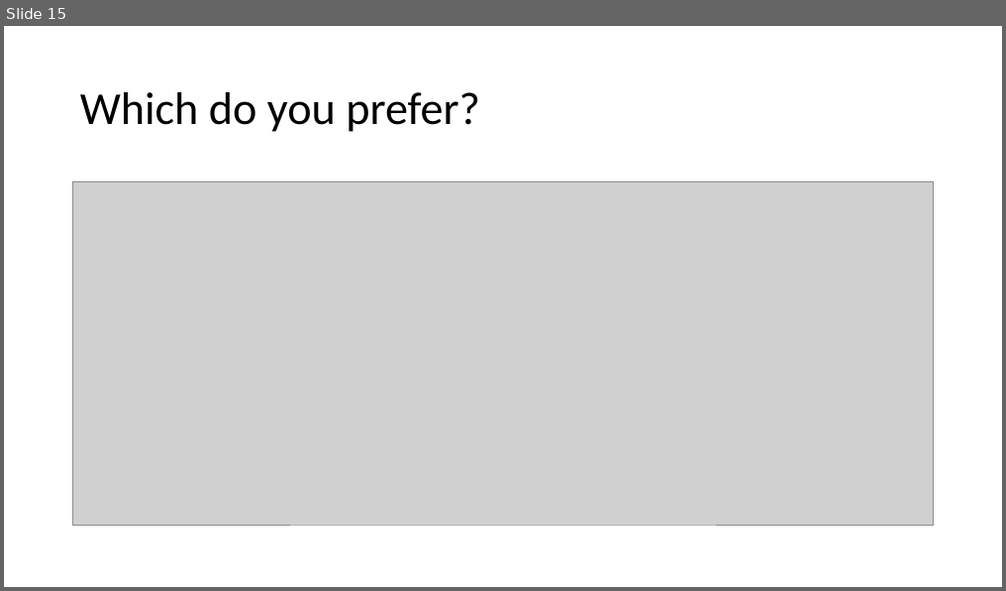
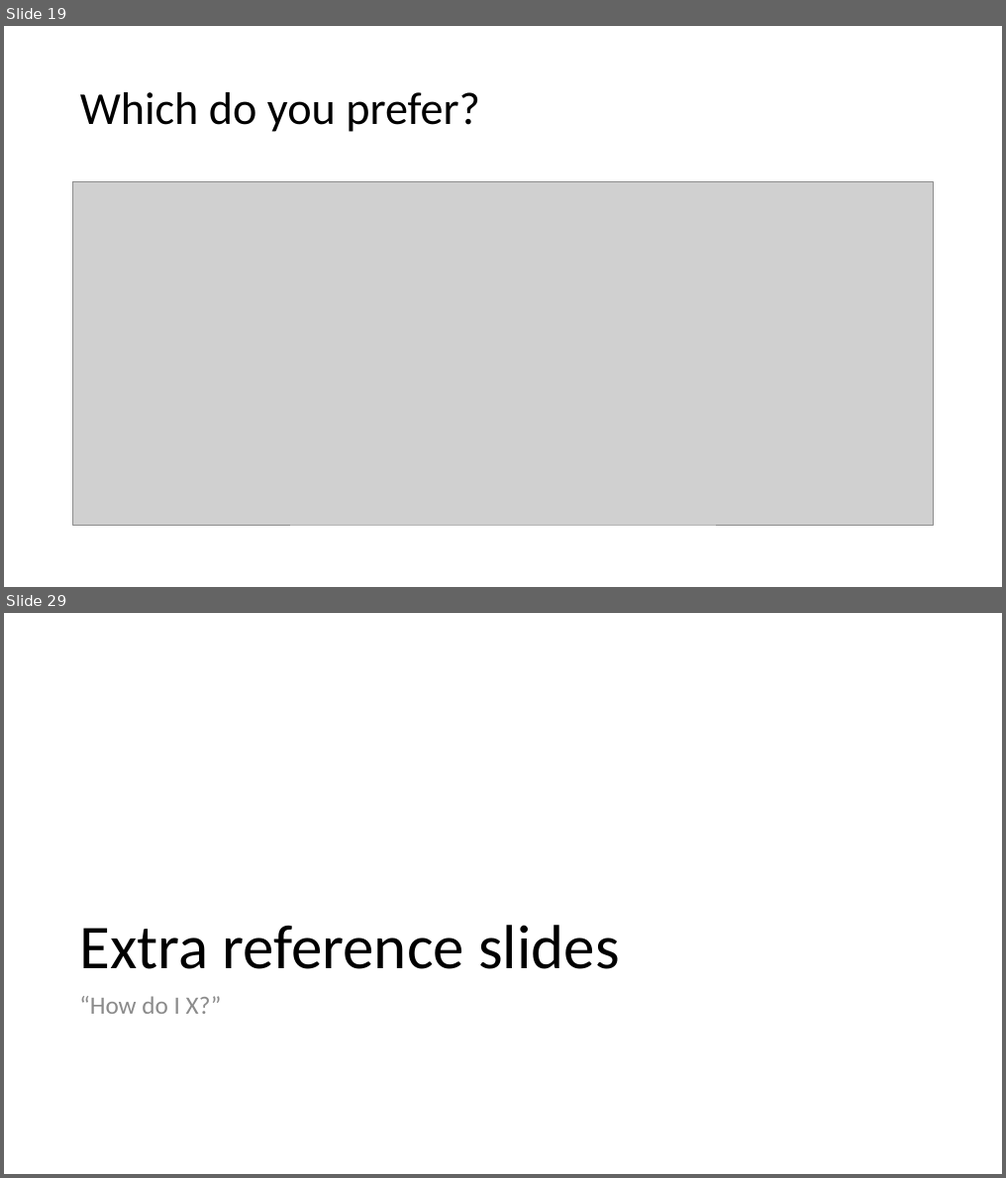
Before and after one commit to JakeTrevor/react-demo, a slide deck: react.pptx. Shown one above the other, each under a label of ours: slide 15 before the commit, slides 19 and 29 after it; the slides between them are not shown. The pictures are 1006x591 and 1006x1178 pixels, drawn with LibreOffice and Linux fonts; fonts in the diff are those of the drawing; grey boxes stand for pictures. Boxes give left, top, right and bottom in pixels: in the first picture for what was removed or moved away, otherwise in the second. Text is boxed around its words. In the diff, an @@ line names an element or a change of style, - is before the commit and + after.

```diff
--- a/react.pptx
+++ b/react.pptx
@@ slide 29 added at (4,613,1002,1174), background #FFFFFF @@
@@ title added at (79,925,620,969), 60 pt, text #000000 @@
+Extra reference slides
@@ text added at (79,996,222,1014), 24 pt, text #8C8C8C @@
+“How do I X?”
@@ what was slide 15 is now slide 19 @@
```
Also in this commit, not shown: 4 slides changed, 13 other slides added.
